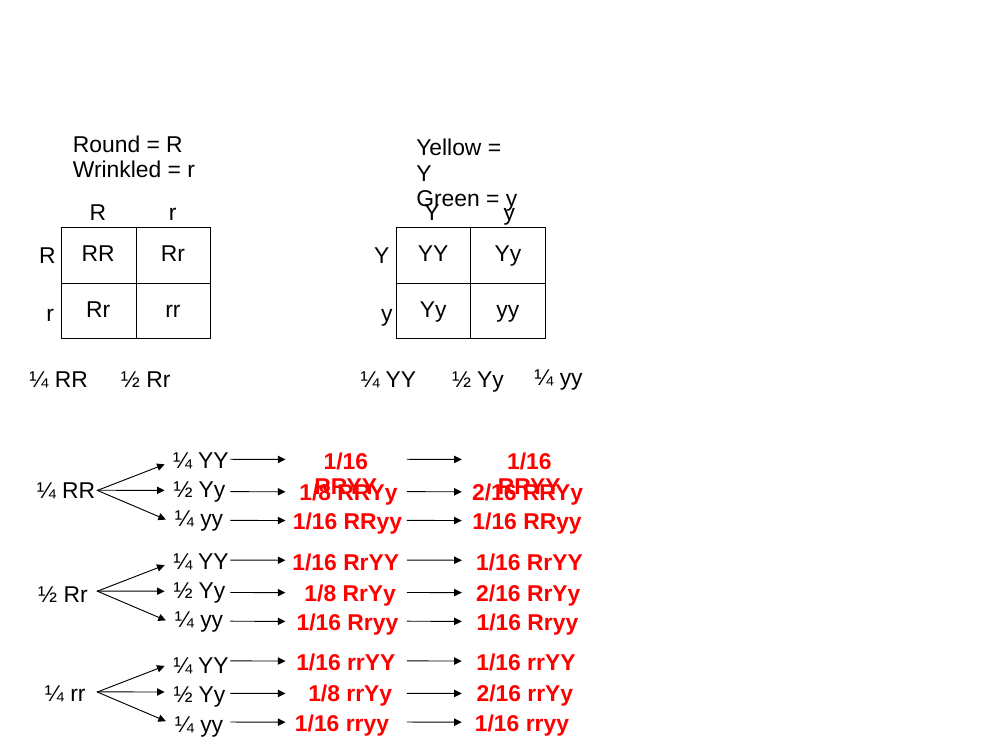
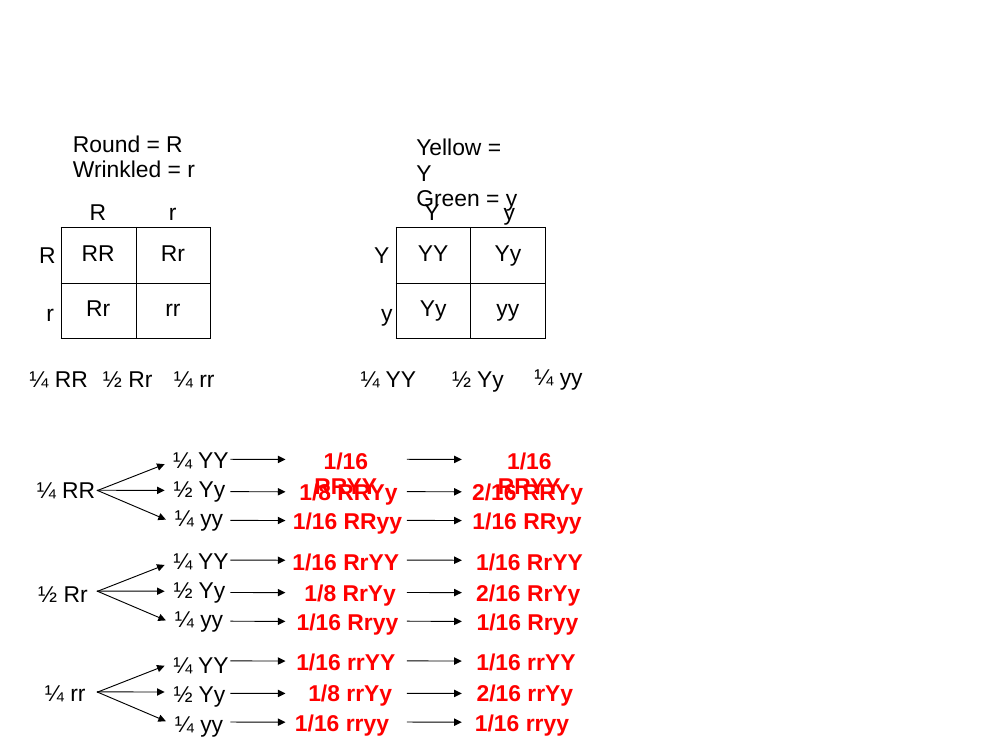
Before and after one commit to jeremyseto/bio-oer, a slide deck: slide 1 of figures/genetics/forked-line.ppt. Drawn at 1008x756 pixels with LibreOffice and Linux fonts; fonts in the diff are those of the drawing. Boxes give left, top, right and bottom in pixels: in the first picture for what was removed or moved away, otherwise in the second. Text is boxed around its words. In the diff, an @@ line names an element or a change of style, - is before the commit and + after.

```diff
--- a/figures/genetics/forked-line.ppt
+++ b/figures/genetics/forked-line.ppt
@@ text "½ Rr": place and size @@
-text "½ Rr" at (121,371,170,387)
+text "½ Rr" at (103,371,152,387)
@@ text added at (174,371,214,388), 18 pt, text #000000 @@
+¼ rr
```
Also in this commit, not shown: 7 other files.
